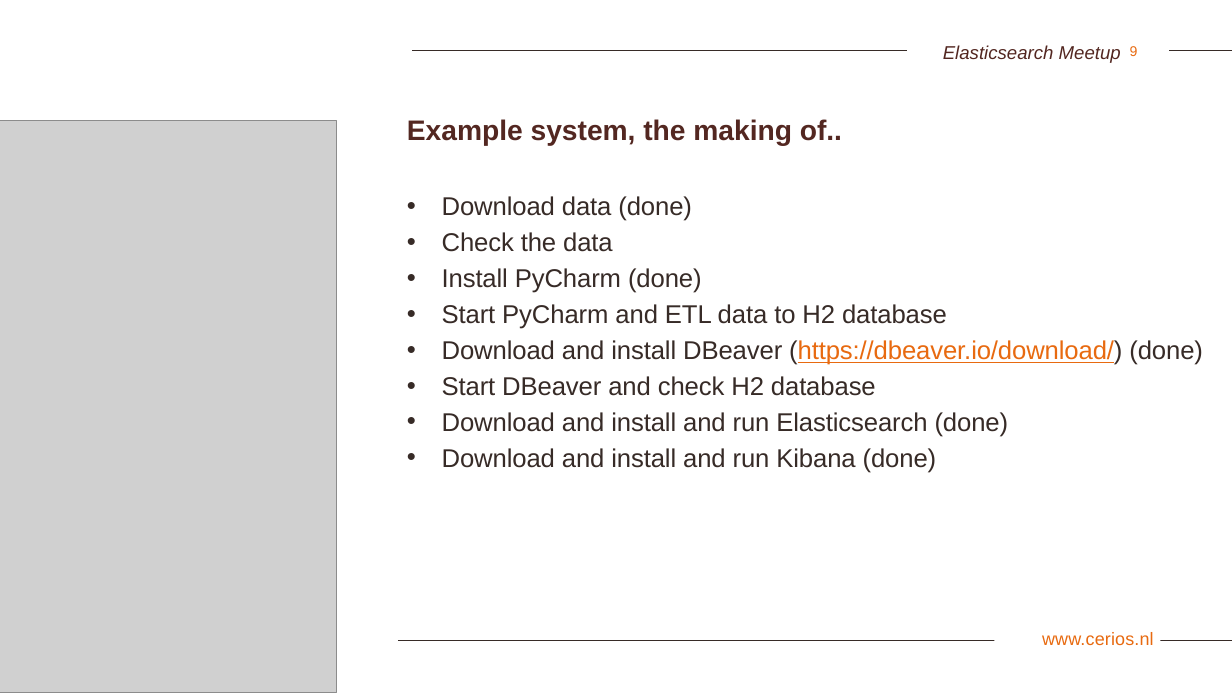
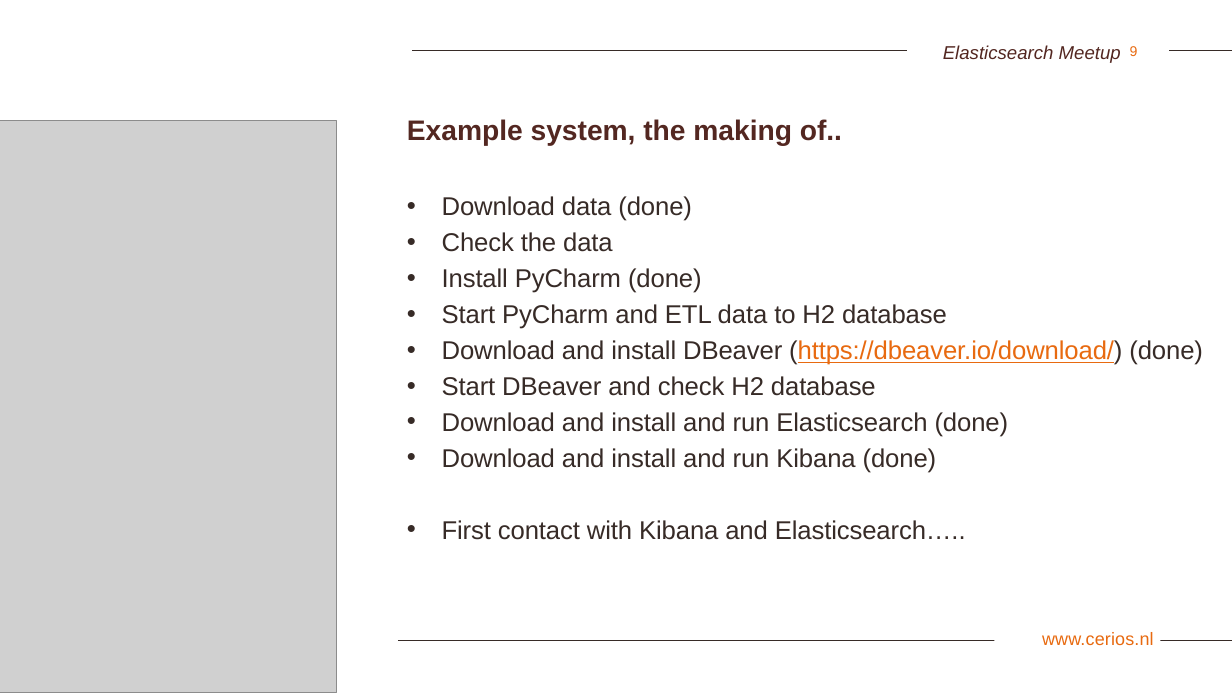
Before and after one commit to rpbouw/es-meetup, a slide deck: slide 9 of presentation/Elasticsearch-meetup-2019-03.pptx. Drawn at 1232x693 pixels with LibreOffice and Linux fonts; fonts in the diff are those of the drawing; grey boxes stand for pictures; background and template pictures are left out. Boxes give left, top, right and bottom in pixels: in the first picture for what was removed or moved away, otherwise in the second. Text is boxed around its words. In the diff, an @@ line names an element or a change of style, - is before the commit and + after.

```diff
--- a/presentation/Elasticsearch-meetup-2019-03.pptx
+++ b/presentation/Elasticsearch-meetup-2019-03.pptx
@@ text at <box>442,520,966,540</box>: paragraph added @@
+• First contact with Kibana and Elasticsearch…..
```
Also in this commit, not shown: 1 other slide changed, 1 other file.
